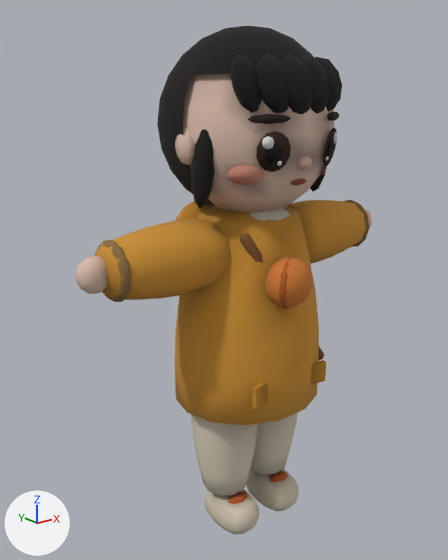
One commit to the glTF model public/assets/models/xiaopei.glb: the scene before it, then after it.
Camera for both pictures: a 50 mm camera at (-0.923, -1.061, 1.07) aimed at (-0.032, 0.053, 0.624). The lights are fixed; the arrows at lower left show +X, +Y and +Z. The older version comes first. Vertices at exactly the same position are counted once.

The first picture shows 'xiaopei'.
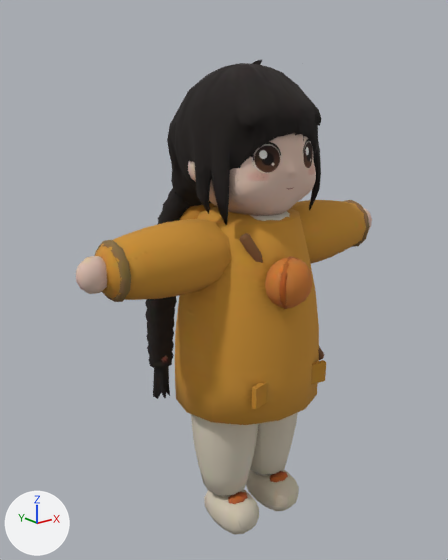
Changed parts and their boxes (x1, y1, x2, y2) in the pictures (448 x 560 px):
'xiaopei', surface changed, reshaped (7% shorter)
    before: (76, 26, 372, 535)
    after: (76, 60, 372, 535)
part 1 of me_xiaopei, rebuilt
    before: (183, 74, 335, 213)
    after: (167, 60, 322, 225)
part 2 of me_xiaopei, added (brown)
    after: (188, 133, 316, 216)
part 3 of me_xiaopei, added
    after: (145, 188, 192, 399)
part 4 of me_xiaopei, deleted
    before: (175, 54, 342, 208)
part 5 of me_xiaopei, cut back
    before: (157, 26, 328, 207)
part 6 of me_xiaopei, edited (looks the same)
    both: (76, 200, 372, 535)

What changed in the scene script:
```text
Add img_xiaopei_atlas:
    img_xiaopei_atlas = load_image('xiaopei_atlas', '_unpacked/xiaopei_atlas', 1024, 512, 'sRGB')
Change mat_mixed:
    add n4 = _N.new('ShaderNodeMix'); n4.name = 'Mix.001'
    add n4.data_type = 'RGBA'
    add n4.blend_type = 'MULTIPLY'
    add n4.inputs[0].default_value = 1.0  # 'Factor'
    add n5 = _N.new('ShaderNodeTexImage'); n5.name = 'Image Texture'
    add n5.image = img_xiaopei_atlas
    where n3 = _N.new('ShaderNodeVertexColor'); n3.name = 'Color Attribute'
    where n2 = _N.new('ShaderNodeMix'); n2.name = 'Mix'
    remove _L.new(n3.outputs[0], n2.inputs[6])  # 'Color' to 'A'
    add _L.new(n4.outputs[2], n2.inputs[6])  # 'Result' to 'A'
    add _L.new(n3.outputs[0], n4.inputs[7])  # 'Color' to 'B'
    add _L.new(n5.outputs[0], n4.inputs[6])  # 'Color' to 'A'
Change me_xiaopei:
    used by ob_xiaopei; location = (0.0, 0.0, 0.0)
    remove me_xiaopei.from_pydata(...)  # 2636 vertices, 5028 faces; spans x -0.431..0.431, y -0.205..0.236, z 0.0..1.191
    add me_xiaopei.from_pydata(...)  # 3196 vertices, 5912 faces; spans x -0.431..0.431, y -0.205..0.195, z 0.0..1.123
    me_xiaopei part 1: the loose piece of 200 vertices spanning x -0.187..0.187, y -0.178..0.178, z 0.789..1.169 is rebuilt with 675 vertices and now spans x -0.163..0.165, y -0.147..0.181, z 0.79..1.123
    me_xiaopei part 2: a new loose piece of 906 vertices spanning x -0.156..0.156, y -0.142..0.079, z 0.686..0.981, in mat_mixed
    me_xiaopei part 3: a new loose piece of 330 vertices spanning x -0.201..-0.029, y 0.1..0.179, z 0.328..0.853, in mat_mixed
    me_xiaopei part 4: 29 loose pieces with 938 vertices, spanning x -0.2..0.2, y -0.181..0.236, z 0.447..1.127, are deleted
    me_xiaopei part 5
    216 vertices are removed from x -0.196..0.196, y -0.153..0.202, z 0.729..1.191
    388 faces are deleted
    3 vertices are added at (0.088, -0.061, 1.119), (0.094, -0.064, 1.114), (0.084, -0.06, 1.121)
    1 new face joins them
    me_xiaopei part 6: 2480 kept faces spanning x -0.431..0.431, y -0.205..0.195, z 0.0..0.838 get new vertex colours
```
